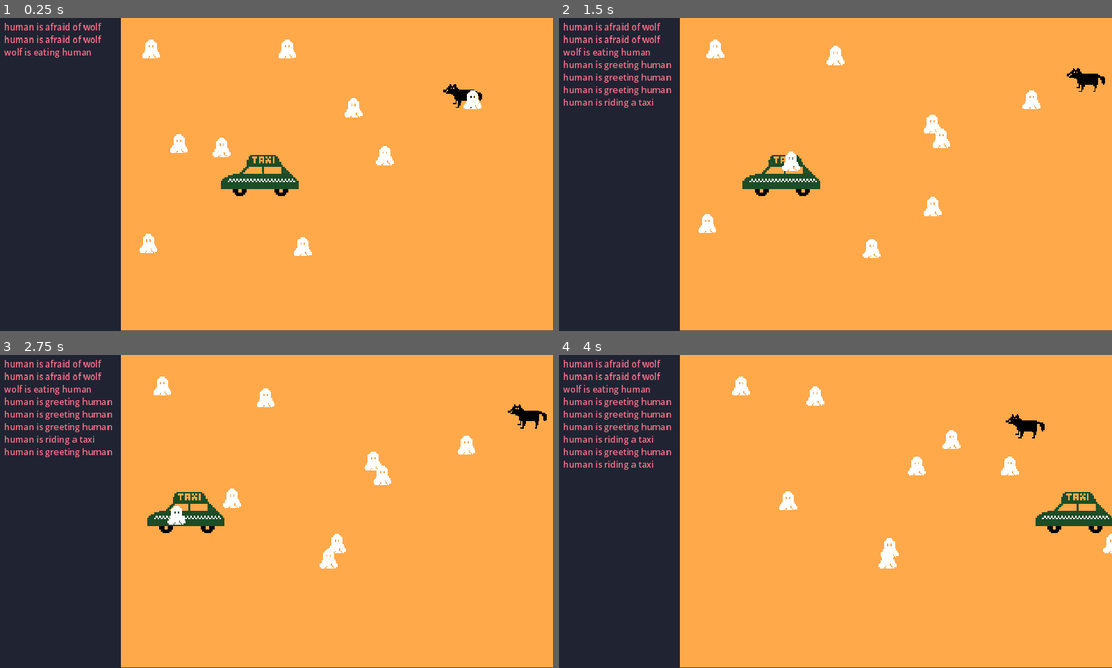
Above: before the commit, frames 1-4 (two rows, left to right).
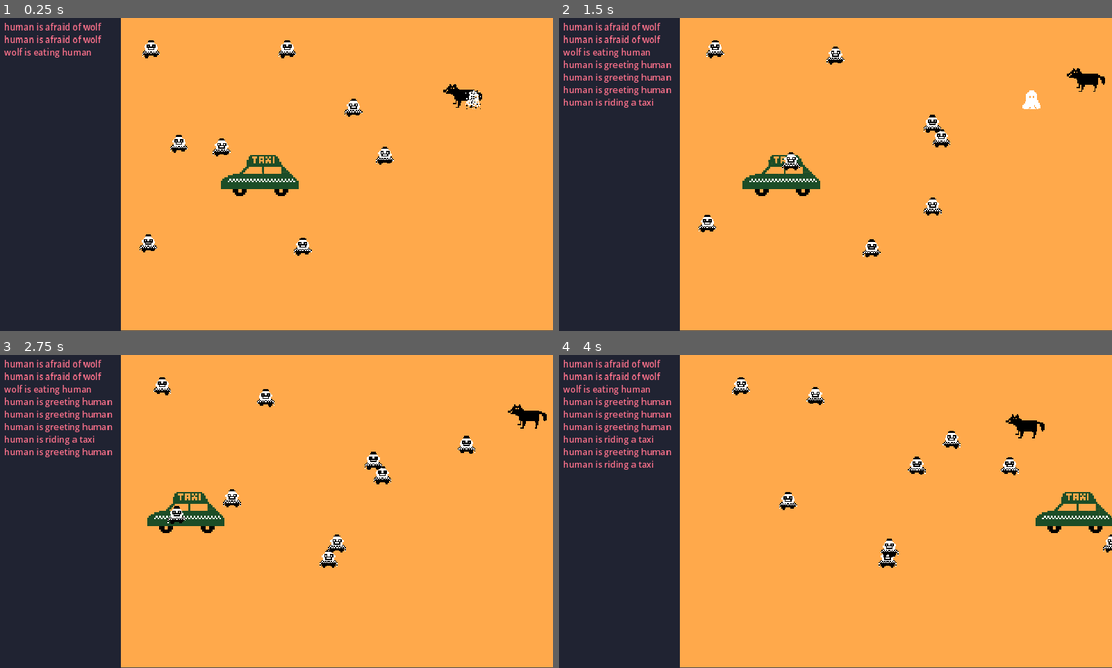
Above: after the commit, the same moments.

Repository: matiasautio/ld55-summoning
Game: Godot game, scene res://levels/test_level.tscn
The game is run twice, just before and just after one commit, with the same random seed, the same clock (stepped at 60 frames per second) and the same inputs.
Inputs (mouse positions are in pixels of both pictures, inside the frame that each line leads up to):
- Up to frame 1 (0.25 s): no input
- Up to frame 2 (1.5 s): move the mouse to (758, 146) at 0.52 s; click (758, 146) at 0.67 s; move the mouse to (940, 136) at 1.27 s; click (940, 136) at 1.42 s
- Up to frame 3 (2.75 s): move the mouse to (326, 567) at 2.02 s; click (326, 567) at 2.17 s
- Up to frame 4 (4 s): move the mouse to (896, 542) at 2.77 s; click (896, 542) at 2.92 s; move the mouse to (1012, 461) at 3.52 s; click (1012, 461) at 3.67 s

The runs differ from the first frame. In frame 1, 0.8% of the frame differs, in the area x 25-88%, y 6-76%; in frame 2, 0.8%; in frame 3, 0.8%, in the area x 27-86%, y 6-69%; in frame 4, 0.8%.

Commit message:
Implemented human animations.

Diff:
--- a/human/human.gd
+++ b/human/human.gd
@@ -7,6 +7,8 @@
 
 @export var type = "human"
 const THINGS = ["human", "wolf", "taxi"]
+# 0 = egg, 1 = human, 2 = ghost
+var state = 1
 
 var size = Vector2(0,0)
 
@@ -37,6 +39,7 @@
 	screen_size = get_viewport_rect().size# - Vector2(313,0)# 93 + size.y)
 	print(screen_size)
 	find_new_pos()
+	play_animation("human")
 	#print(idle_pos)
 
 
@@ -54,6 +57,8 @@
 					if position.distance_to(goal.specific_goal()) < 10:
 						goal_reached()
 		if goal == null and current_action == null:
+			if $AnimatedSprite2D.animation != "human_walk":
+				play_animation("human_walk")
 			#t += delta * 2
 			position = position.lerp(idle_pos, delta * 2)
 			if position.distance_to(idle_pos) < 1:
@@ -103,6 +108,7 @@
 
 
 func goal_reached():
+	play_animation("human")
 	has_reached_goal = true
 	specific_goal = false
 	determine_action(goal)
@@ -127,6 +133,7 @@
 
 func find_new_pos():
 	#t = 0
+	play_animation("human")
 	var movement_area = Vector2(randf_range(-size.x, size.x), randf_range(-size.y, size.y)) * 2
 	idle_pos = global_position + movement_area
 	idle_pos = idle_pos.clamp(Vector2(313,64), screen_size)
@@ -153,4 +160,15 @@
 
 func die():
 	change_type("ghost")
-	$AnimatedSprite2D.animation = "ghost"
+	state = 2
+	play_animation("human_becomeghost")
+
+
+func play_animation(animation_name):
+	$AnimatedSprite2D.animation = animation_name
+	$AnimatedSprite2D.play()
+
+
+func _on_animated_sprite_2d_animation_finished():
+	if $AnimatedSprite2D.animation == "human_becomeghost":
+		play_animation("ghost")
--- a/human/human.tscn
+++ b/human/human.tscn
@@ -56,7 +56,7 @@
 "duration": 1.0,
 "texture": ExtResource("8_ktxmw")
 }],
-"loop": true,
+"loop": false,
 "name": &"human_becomeghost",
 "speed": 5.0
 }, {
@@ -121,7 +121,7 @@
 position = Vector2(0.312497, 0.361418)
 scale = Vector2(0.232143, 0.232143)
 sprite_frames = SubResource("SpriteFrames_cc41q")
-animation = &"ghost"
+animation = &"human"
 
 [node name="CollisionShape2D" type="CollisionShape2D" parent="."]
 shape = SubResource("RectangleShape2D_qfw4s")
@@ -142,6 +142,7 @@
 one_shot = true
 
 [connection signal="input_event" from="." to="." method="_on_input_event"]
+[connection signal="animation_finished" from="AnimatedSprite2D" to="." method="_on_animated_sprite_2d_animation_finished"]
 [connection signal="area_entered" from="Vision" to="." method="_on_vision_area_entered"]
 [connection signal="timeout" from="ActionCooldown" to="." method="_on_action_cooldown_timeout"]
 [connection signal="timeout" from="Action" to="." method="_on_action_timeout"]
